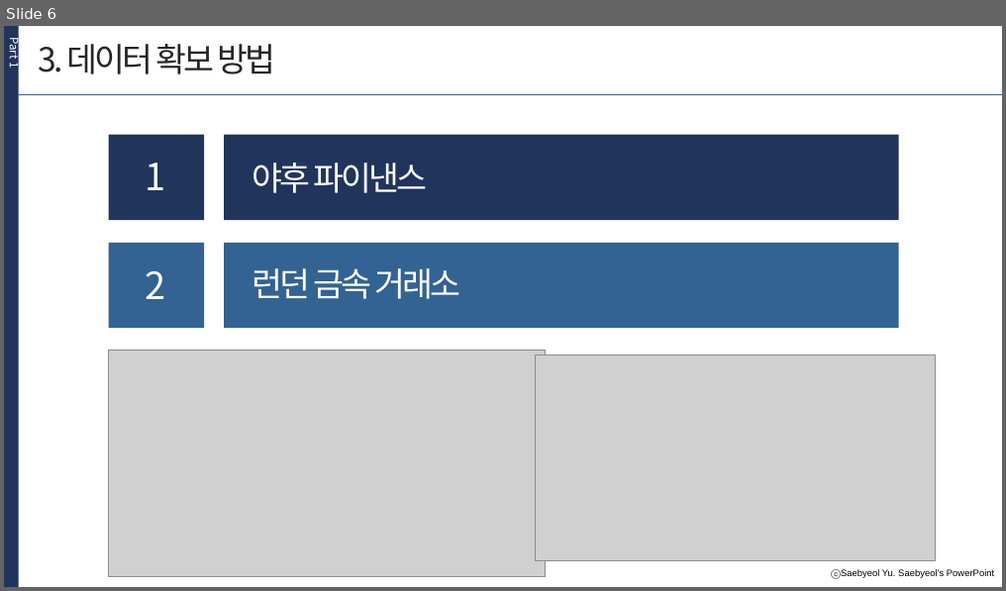
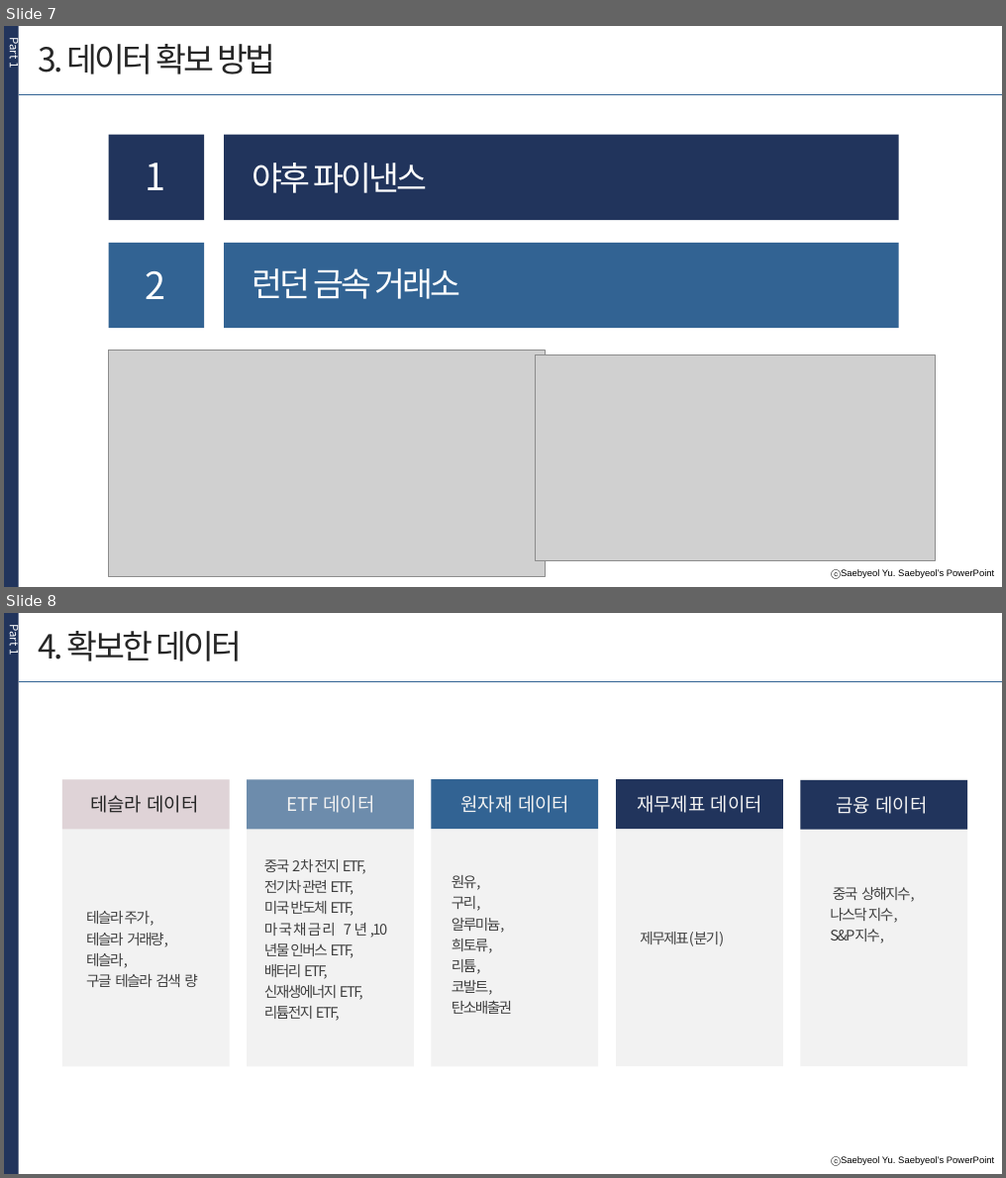
Before and after one commit to cldud400/fintech_1st_project, a slide deck: 2차 프로젝트/B조 프로젝트 제안서.pptx. Shown one above the other, each under a label of ours: slide 6 before the commit, slides 7 and 8 after it. The pictures are 1006x591 and 1006x1178 pixels, drawn with LibreOffice and Linux fonts; fonts in the diff are those of the drawing; grey boxes stand for pictures. Boxes give left, top, right and bottom in pixels: in the first picture for what was removed or moved away, otherwise in the second. Text is boxed around its words. In the diff, an @@ line names an element or a change of style, - is before the commit and + after.

```diff
--- a/2차 프로젝트/B조 프로젝트 제안서.pptx
+++ b/2차 프로젝트/B조 프로젝트 제안서.pptx
@@ slide 8 added at [4,613,1002,1174], background #FFFFFF; not listed: 1 template element that a slide beside it also shows @@
@@ rectangle added at [4,613,18,1174], fill #21345C @@
@@ text added at [7,627,24,655], 11 pt, text #FFFFFF @@
+Part 1
@@ text added at [39,631,242,662], 32 pt, text #262626 @@
+4. 확보한 데이터
@@ line added from (18, 681) to (1002, 681), #326393 0.5 pt @@
@@ rectangle added at [62,780,230,1067], fill #F2F2F2 @@
@@ rectangle added at [62,780,230,830], fill #DFD3D7 @@
@@ rectangle added at [247,780,414,1067], fill #F2F2F2 @@
@@ rectangle added at [247,780,414,830], fill #6D8CAC @@
@@ rectangle added at [432,780,598,1067], fill #F2F2F2 @@
@@ rectangle added at [432,780,598,830], fill #326393 @@
@@ rectangle added at [617,779,783,1066], fill #F2F2F2 @@
@@ rectangle added at [617,779,783,829], fill #21345C @@
@@ rectangle added at [801,779,967,1066], fill #F2F2F2 @@
@@ rectangle added at [801,780,967,830], fill #21345C @@
@@ text added at [90,795,199,813], 18 pt, text #262626 @@
+테슬라 데이터
@@ text added at [286,795,375,813], 18 pt, text #F2F2F2 @@
+ETF 데이터
@@ text added at [461,795,569,813], 18 pt, text #F2F2F2 @@
+원자재 데이터
@@ text added at [637,795,762,813], 18 pt, text #F2F2F2 @@
+재무제표 데이터
@@ text added at [836,796,927,814], 18 pt, text #F2F2F2 @@
+금융 데이터
@@ text added at [264,860,366,1021], 14 pt, text #404040 @@
+중국 2차 전지 ETF,
+전기차 관련 ETF,
+미국 반도체 ETF,
+마국채금리 7년,10년물 인버스 ETF,
+배터리 ETF,
+신재생에너지 ETF,
+리튬전지 ETF,
@@ text added at [451,875,512,1014], 14 pt, text #404040 @@
+원유,
+구리,
+알루미늄,
+희토류,
+리튬,
+코발트,
+탄소배출권
@@ text added at [830,887,915,944], 14 pt, text #404040 @@
+중국 상해지수,
+나스닥 지수,
+S&P지수,
@@ text added at [86,911,168,968], 14 pt, text #404040 @@
+테슬라 주가
+테슬라 거래량
+테슬라
@@ text added at [86,911,198,987], 14 pt, text #404040 @@
+테슬라 주가,
+테슬라 거래량,
+테슬라,
+구글 테슬라 검색 량
@@ text added at [640,932,724,947], 14 pt, text #404040 @@
+제무제표(분기)
@@ what was slide 6 is now slide 7 @@
```
Also in this commit, not shown: 1 slide changed, 1 other slide added, 1 slide removed.
